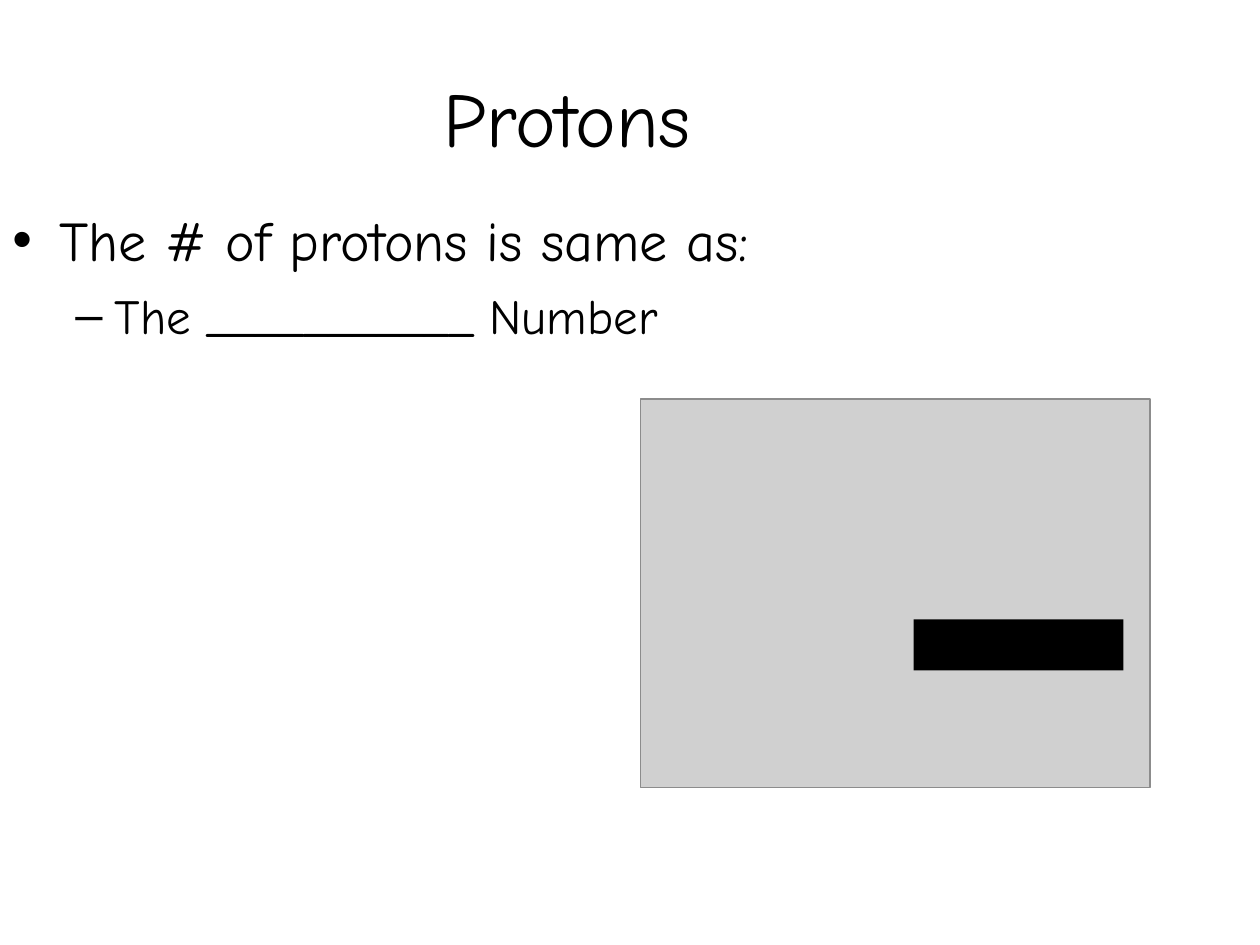
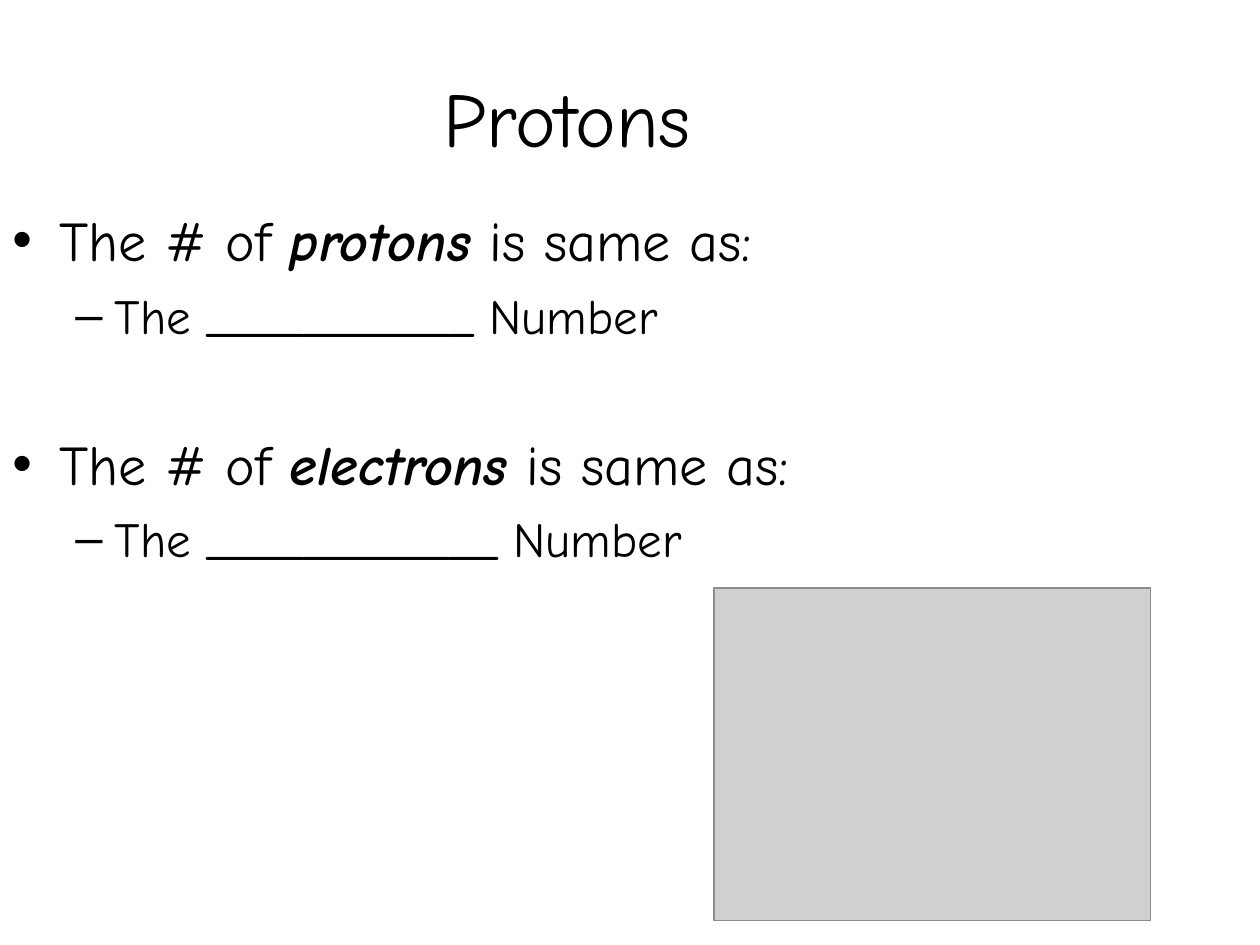
Before and after one commit to Greg5519/SNC1P0, a slide deck: slide 4 of 2 - First 20 Elements/L04 Protons & Electrons/First 20 Elements Part 2 Student.ppt. Drawn at 1260x945 pixels with LibreOffice and Linux fonts; fonts in the diff are those of the drawing; grey boxes stand for pictures. Boxes give left, top, right and bottom in pixels: in the first picture for what was removed or moved away, otherwise in the second. Text is boxed around its words. In the diff, an @@ line names an element or a change of style, - is before the commit and + after.

```diff
--- a/2 - First 20 Elements/L04 Protons & Electrons/First 20 Elements Part 2 Student.ppt
+++ b/2 - First 20 Elements/L04 Protons & Electrons/First 20 Elements Part 2 Student.ppt
@@ text at [60, 223, 752, 272]: bold on, italic on in "protons" @@
@@ text at [60, 447, 788, 558]: paragraphs added @@
+• The # of electrons is same as:
+  – The ____________ Number
@@ picture: place and size @@
-picture at [640, 399, 1149, 788]
+picture at [714, 588, 1150, 921]
@@ rectangle removed at [914, 620, 1124, 670] @@
```
Also in this commit, not shown: 1 slide removed, 3 other files.
